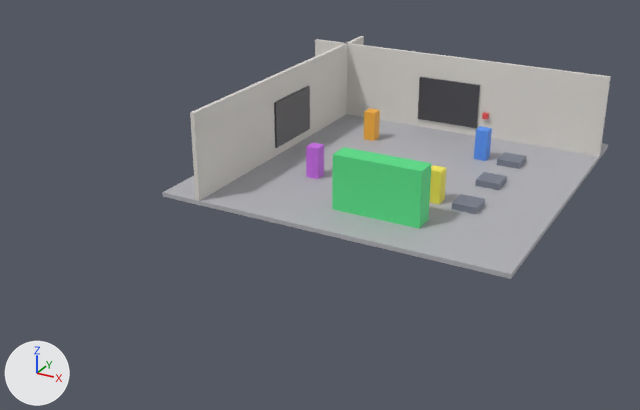
The glTF model public/gltf/test/mirror-room-matrix.glb, before and after one commit.
Before and after are seen from a 50 mm lens placed at (15.7, -36.6, 15.4), pointed at (-0.9, -6.3, 0.2). Arrows for +X, +Y and +Z are at lower left; the lights stay in place. The older version comes first. Vertices at exactly the same position are counted once.

The scene before the commit, as lines of its bpy script (objects in view):
```python
me_backmirrorframe = bpy.data.meshes.new('BackMirrorFrame')
me_backmirrorframe.from_pydata(...)  # a box spanning x -1.65..1.65, y -0.05..0.05, z -1.15..1.15
me_backmirrorframe.materials.append(mat_frame)  # dark grey #505055
me_backwall = bpy.data.meshes.new('BackWall')
me_backwall.from_pydata(...)  # a box spanning x -8.0..8.0, y -0.1..0.1, z -2.0..2.0
me_backwall.materials.append(mat_wall)  # light grey #e1ddd7
me_floor = bpy.data.meshes.new('Floor')
me_floor.from_pydata(...)  # a box spanning x -8.0..8.0, y -8.0..8.0, z -0.1..0.1
me_floor.materials.append(mat_floor)  # grey #b3b3b8
ob_backmirrorframe = bpy.data.objects.new('BackMirrorFrame', me_backmirrorframe)
ob_backmirrorframe.location = (0.0, 5.95, 1.6)
ob_backwall = bpy.data.objects.new('BackWall', me_backwall)
ob_backwall.location = (0.0, 6.1, 2.0)
ob_floor = bpy.data.objects.new('Floor', me_floor)
ob_floor.location = (0.0, 0.0, -0.1)
# also in view: 'LeftWall' at (-6.1, 0.0, 2.0); 'SideMirrorFrame' at (-5.9, 0.0, 1.6); 'Pillar3' at (3.0, -3.0, 0.8); 'BigGreenBlock' at (1.5, -5.5, 1.2)
```
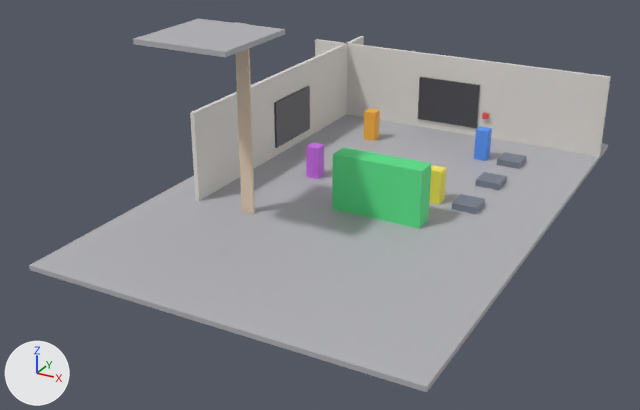
Where the newer file only moved an object's origin or applied its transform, the numbers keep the older frame.

Changed parts and their boxes (x1, y1, x2, y2) in the pictures (640 x 410 px):
'Floor', moved, rescaled (30% wider, 68% taller): before (163, 114, 608, 279); after (29, 114, 608, 392)
'LadderPlatform', added: after (133, 18, 285, 57)
'Ladder', added (beige): after (235, 22, 255, 214)

The change in detail:
Material 'Ladder' (mat_ladder) is new.
Its base color is (0.74, 0.6, 0.45) (beige #dfcbb3).
Its roughness is 0.6.
me_floor is used by ob_floor; location (0.0, 0.0, -0.1).
me_floor had 8 vertices, 12 faces and spanned x -8.0..8.0, y -8.0..8.0, z -0.1..0.1.
me_floor now has 8 vertices, 12 faces and spans x -8.0..8.0, y -16.0..8.0, z -0.1..0.1.
me_floor part 1: the whole mesh is scaled about its middle by (1, 1.5, 1), then moved by (0.0, -4.0, 0.0).
Mesh me_ladder is new.
It is a box spanning x -0.3..0.3, y -0.05..0.05, z -4.0..4.0.
It uses material mat_ladder (beige #dfcbb3).
Mesh me_ladderplatform is new.
It is a box spanning x -2.0..2.0, y -2.0..2.0, z -0.1..0.1.
It uses material mat_floor (grey #b3b3b8).
Object 'Ladder' (ob_ladder) is new; it shows me_ladder.
Its location is (-3.5, -7.95, 4.0).
Object 'LadderPlatform' (ob_ladderplatform) is new; it shows me_ladderplatform.
Its location is (-3.5, -10.0, 7.9).
